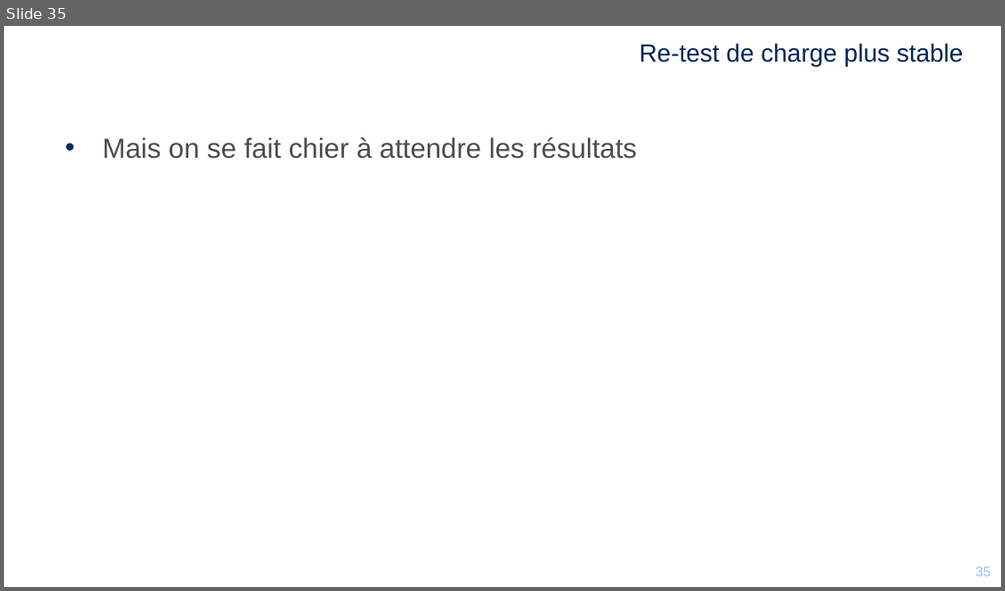
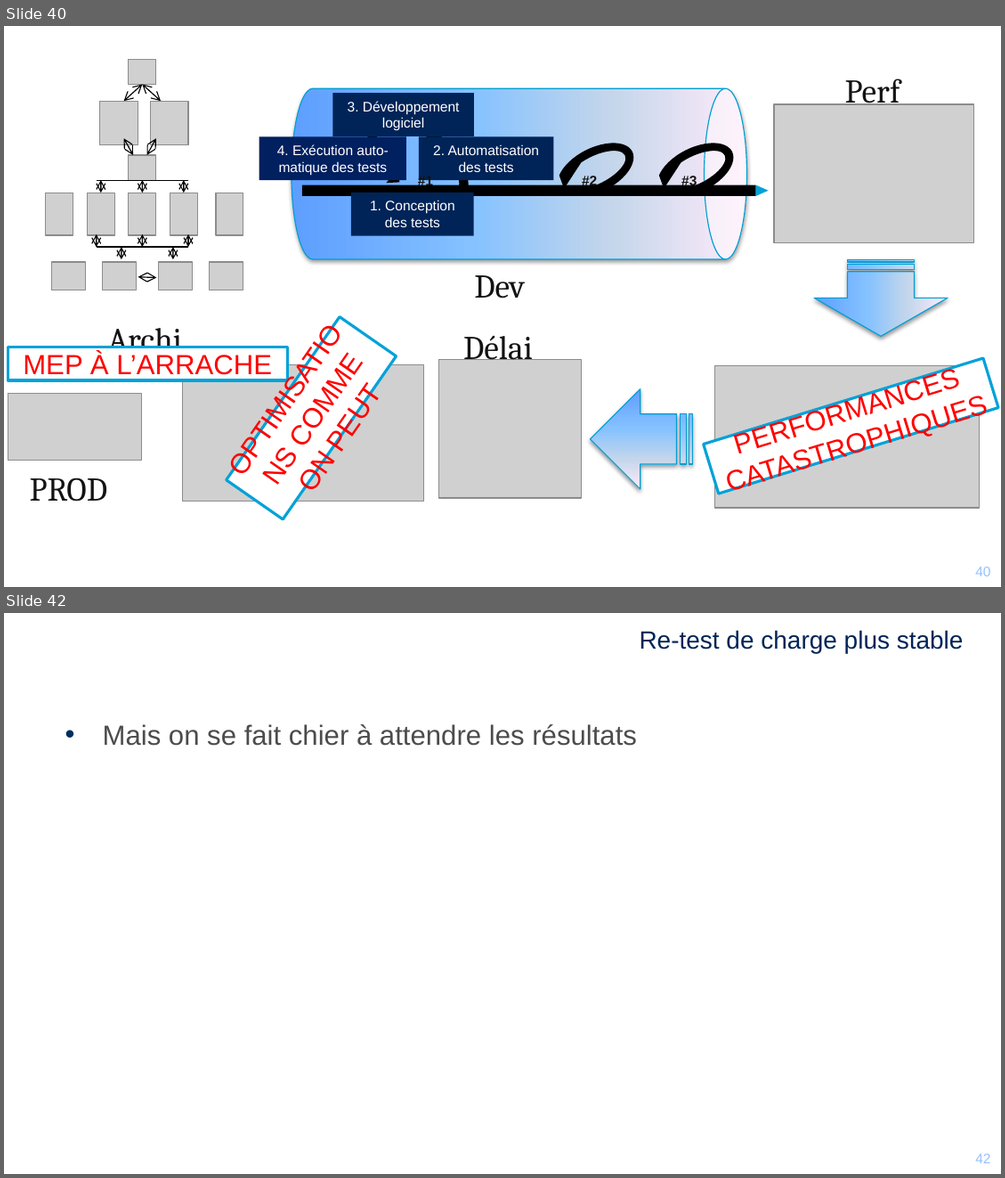
Before and after one commit to mikrob/perfuniversity, a slide deck: PerfUniversity.pptx. Shown one above the other, each under a label of ours: slide 35 before the commit, slides 40 and 42 after it; the slides between them are not shown. The pictures are 1005x591 and 1005x1178 pixels, drawn with LibreOffice and Linux fonts; fonts in the diff are those of the drawing; grey boxes stand for pictures; background and template pictures are left out. Boxes give left, top, right and bottom in pixels: in the first picture for what was removed or moved away, otherwise in the second. Text is boxed around its words. In the diff, an @@ line names an element or a change of style, - is before the commit and + after.

```diff
--- a/PerfUniversity.pptx
+++ b/PerfUniversity.pptx
@@ slide 40 added at [4, 26, 1001, 587], background #FFFFFF; not listed: 2 template elements that a slide beside it also shows @@
@@ text added at [845, 79, 900, 111], 24 pt, text #141313 @@
+Perf
@@ cylinder added at [291, 89, 746, 259], fill gradient #5E9EFF to #85C2FF to #C4D6EB to #FFEBFA, outline #009ED3 0.75 pt @@
@@ picture added at [774, 104, 973, 243] @@
@@ group added at [259, 90, 768, 236]: 5 rectangles, 3 circular arrows, 3 texts, 1 triangle @@
+1. Conception des tests
+2. Automatisation des tests
+3. Développement logiciel
+4. Exécution auto-
+matique des tests
+#1
+#2
+#3
@@ group added at [46, 59, 244, 290]: 13 pictures, 13 double arrows, 2 lines @@
@@ striped right arrow added at [814, 260, 947, 337], fill gradient #5E9EFF to #85C2FF to #C4D6EB to #FFEBFA, outline #009ED3 0.75 pt @@
@@ text added at [474, 275, 525, 298], 24 pt, text #141313 @@
+Dev
@@ rectangle added at [226, 317, 396, 519], fill #FFFFFF, outline #00A2D8 2 pt, 20 pt, text #FF0000 @@
+OPTIMISATIONS COMME ON PEUT
@@ text added at [108, 328, 182, 360], 24 pt, text #141313 @@
+Archi
@@ text added at [463, 336, 533, 368], 24 pt, text #141313 @@
+Délai
@@ rectangle added at [8, 347, 287, 380], fill #FFFFFF, outline #00A2D8 2 pt, 20 pt, text #FF0000 @@
+MEP À L’ARRACHE
@@ picture added at [182, 365, 424, 500] @@
@@ picture added at [438, 359, 580, 498] @@
@@ rectangle added at [704, 358, 999, 493], fill #FFFFFF, outline #00A2D8 2 pt, 20 pt, text #FF0000 @@
+PERFORMANCES CATASTROPHIQUES
@@ picture added at [715, 365, 979, 507] @@
@@ picture added at [8, 393, 142, 459] @@
@@ striped right arrow added at [591, 389, 692, 489], fill gradient #5E9EFF to #85C2FF to #C4D6EB to #FFEBFA, outline #009ED3 0.75 pt @@
@@ text added at [30, 477, 107, 501], 24 pt, text #141313 @@
+PROD
@@ what was slide 35 is now slide 42 @@
@@ page number at [967, 1153, 982, 1163]: text changed @@
-35
+42
@@ page number at [975, 1153, 990, 1163]: text changed @@
-35
+42
```
Also in this commit, not shown: 7 other slides added.
